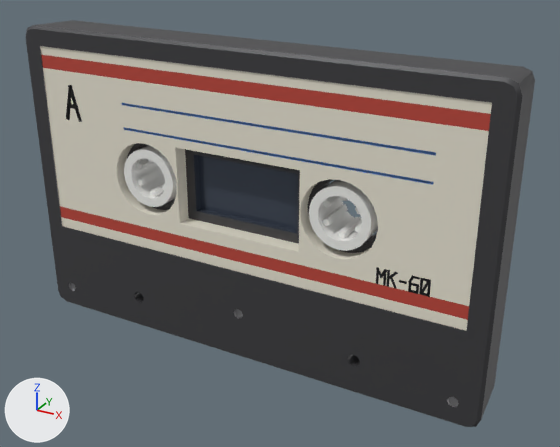
The glTF model assets/models/items/tape_hymns.glb as it was, and as the next commit left it.
Both versions are drawn from a camera (50 mm lens) standing at (0.0732, -0.1216, 0.0583) and looking at (0.0055, 0.0014, -0.0032). The axes (+X, +Y, +Z) are drawn at lower left. The lights are the same throughout. The picture after the commit comes second. Vertices at exactly the same position are counted once.

Names of what the first picture shows: 'hub_l', 'hub_r', 'label_a', 'shell'.
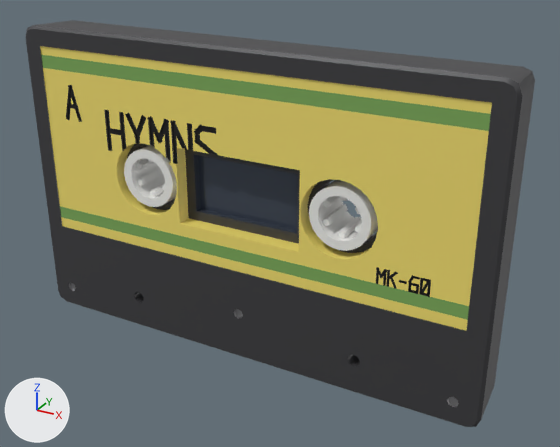
Location of each change, [x1, y1, x2, y2] in pixels of the pictures (560 x 447 px):
part 1 of me_label_a, reshaped
    before: [72, 85, 489, 242]
    after: [60, 85, 487, 206]
part 2 of me_label_a, recoloured (pale yellow to yellow)
    both: [40, 46, 492, 331]
part 3 of me_label_a, recoloured
    both: [41, 55, 491, 320]

Diff of the bpy script that builds the scene:
```diff
--- a/assets/models/items/tape_hymns.glb.py
+++ b/assets/models/items/tape_hymns.glb.py
@@ mat_yellow @@
+mat_yellow = principled_material('Yellow')
+mat_yellow.base_color = (0.9, 0.74, 0.16)  # yellow #f3df6f
+mat_yellow.roughness = 0.55
@@ mat_leaf @@
+mat_leaf = principled_material('Leaf')
+mat_leaf.base_color = (0.2, 0.4, 0.1)  # green #7caa59
+mat_leaf.roughness = 0.7
@@ me_label_a @@
 # used by ob_label_a; location = (0.0, 0.0, 0.0)
-me_label_a.from_pydata(...)  # 478 vertices, 964 faces; spans x -0.046..0.046, y -0.0058..-0.0024, z -0.012..0.028
+me_label_a.from_pydata(...)  # 726 vertices, 1460 faces; spans x -0.046..0.046, y -0.0058..-0.0024, z -0.012..0.028
+# me_label_a part 1: 1 vertex moved within x -0.0159, y -0.0058, z 0.0089; 22 vertices removed from x -0.0266..0.038, y -0.0058..-0.0053, z 0.0089..0.0188; 270 vertices added at x -0.037..-0.0037, y -0.0058..-0.0054, z 0.0082..0.017
+# me_label_a part 2: 340 faces spanning x -0.046..0.046, y -0.0058..-0.0024, z -0.012..0.028 switch from mat_cream (pale yellow #eae5d4) to mat_yellow (yellow #f3df6f)
+# me_label_a part 3: 30 faces spanning x -0.046..0.046, y -0.0058, z -0.0098..0.0262 switch from mat_red (red #bc4538) to mat_leaf (green #7caa59)
 me_label_a.materials.append(mat_black)
-me_label_a.materials.append(mat_blue)  # blue #5986c4
```
